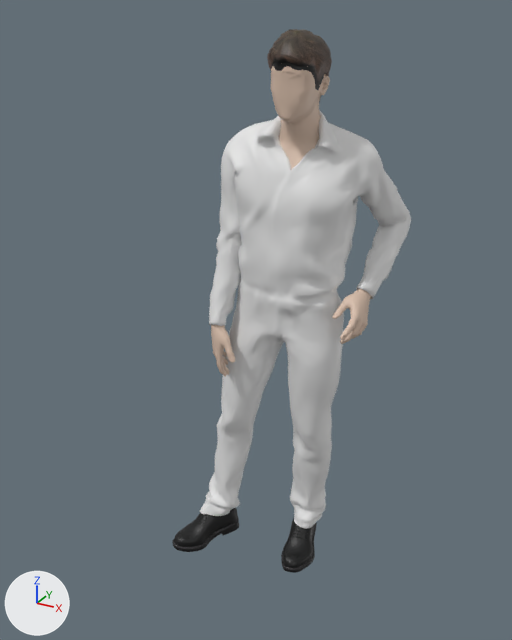
One commit to the FBX model Assets/Models/NPCs/NPC1.fbx: the scene before it, then after it.
Before and after are seen from a 50 mm camera at (1.06, -2.15, 2.13) aimed at (-0.09, -0.05, 1.08). Every picture has the same lights, and +X, +Y and +Z are marked at lower left. Where no turn or scale is listed for an object, it has been applied to the vertices.

Names of what the first picture shows: 'npc1-male_casualsuit01', 'npc1-male_generic', 'npc1-shoes03', 'npc1-short02'.
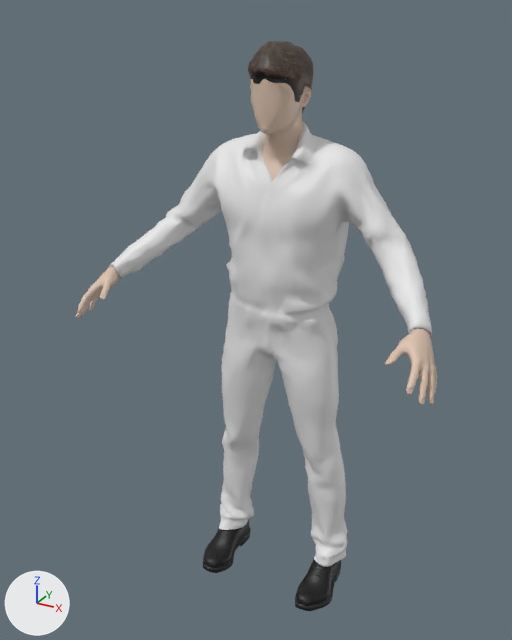
Where the change shows, as pixel boxes (x1, y1, x2, y2) in the pictures (512 x 640 px; the box of a moved part takes in the faces that stretch with it):
'npc1-male_casualsuit01', reshaped (52% wider, 6% taller)
    before: (199, 110, 411, 529)
    after: (109, 122, 432, 567)
'npc1-male_generic', reshaped (124% wider)
    before: (211, 63, 372, 377)
    after: (75, 79, 437, 405)
'npc1-shoes03', reshaped (41% taller)
    before: (172, 508, 317, 573)
    after: (203, 519, 341, 611)
'npc1-short02', reshaped
    before: (267, 29, 332, 102)
    after: (248, 41, 314, 114)
part 3 of me_npc1_shoes03, moved or reshaped
    before: (281, 518, 317, 573)
    after: (295, 559, 341, 611)
part 4 of me_npc1_shoes03, moved or reshaped
    before: (172, 508, 239, 552)
    after: (203, 519, 251, 573)
part 5 of me_npc1_male_generic, rebuilt
    before: (271, 63, 330, 170)
    after: (250, 79, 311, 181)
part 6 of me_npc1_male_generic, added (beige)
    after: (385, 328, 437, 405)
part 7 of me_npc1_male_generic, added (beige)
    after: (75, 266, 120, 318)
part 8 of me_npc1_male_generic, deleted (beige)
    before: (332, 288, 372, 344)
part 9 of me_npc1_male_generic, deleted (beige)
    before: (211, 324, 235, 377)

Diff of the bpy script that builds the scene:
```diff
--- a/Assets/Models/NPCs/NPC1.fbx.py
+++ b/Assets/Models/NPCs/NPC1.fbx.py
@@ me_npc1_male_generic @@
 # used by ob_npc1_male_generic; location = (0.0, 0.0, 0.0)
-me_npc1_male_generic.from_pydata(...)  # 5742 vertices, 5585 faces; spans x -0.263..0.304, y -0.159..0.159, z 0.844..2.054
+me_npc1_male_generic.from_pydata(...)  # 5682 vertices, 5569 faces; spans x -0.656..0.656, y -0.437..0.065, z 1.099..2.022
+# me_npc1_male_generic part 5: the loose piece of 2278 vertices spanning x -0.163..0.187, y -0.107..0.159, z 1.582..2.054 is rebuilt with 2299 vertices and now spans x -0.169..0.169, y -0.172..0.065, z 1.55..2.022
+# me_npc1_male_generic part 6: a new loose piece of 1629 vertices spanning x 0.51..0.656, y -0.437..-0.217, z 1.099..1.282, in mat_defaultskin (beige #dbc1ae)
+# me_npc1_male_generic part 7: a new loose piece of 1629 vertices spanning x -0.656..-0.51, y -0.437..-0.217, z 1.099..1.282, in mat_defaultskin (beige #dbc1ae)
+# me_npc1_male_generic part 8: the loose piece of 1629 vertices spanning x 0.204..0.304, y -0.095..0.123, z 1.054..1.237 is deleted
+# me_npc1_male_generic part 9: the loose piece of 1629 vertices spanning x -0.263..-0.127, y -0.159..-0.046, z 0.844..1.08 is deleted
 me_npc1_male_generic.materials.append(mat_defaultskin)
@@ me_npc1_male_casualsuit01 @@
 # used by ob_npc1_male_casualsuit01; location = (0.0, 0.0, 0.0)
-me_npc1_male_casualsuit01.from_pydata(...)  # 8426 vertices, 8336 faces; spans x -0.36..0.35, y -0.14..0.37, z 0.12..1.83
+me_npc1_male_casualsuit01.from_pydata(...)  # 8426 vertices, 8336 faces; spans x -0.6..0.6, y -0.28..0.14, z 0.08..1.79
+# me_npc1_male_casualsuit01 part 2: 8426 of 8426 vertices moved; they spanned x -0.36..0.35, y -0.14..0.37, z 0.12..1.83 and now span x -0.6..0.6, y -0.28..0.14, z 0.08..1.79; mean shift (0.02, -0.09, -0.02); largest move (0.24, 0.11, 1.2) -> (0.54, -0.24, 1.23)
 me_npc1_male_casualsuit01.materials.append(mat_male_casualsuit01)
@@ me_npc1_short02 @@
 # used by ob_npc1_short02; location = (0.0, 0.0, 0.0)
-me_npc1_short02.from_pydata(...)  # 1755 vertices, 1672 faces; spans x -0.068..0.126, y -0.118..0.123, z 1.845..2.072
+me_npc1_short02.from_pydata(...)  # 1755 vertices, 1672 faces; spans x -0.101..0.094, y -0.186..0.056, z 1.812..2.039
+# me_npc1_short02 part 1: 1755 of 1755 vertices moved; they spanned x -0.068..0.126, y -0.118..0.123, z 1.845..2.072 and now span x -0.101..0.094, y -0.186..0.056, z 1.812..2.039; mean shift (-0.031, -0.066, -0.032); largest move (0.107, -0.065, 2.002) -> (0.068, -0.138, 1.97)
 me_npc1_short02.materials.append(mat_short02)
@@ me_npc1_shoes03 @@
 # used by ob_npc1_shoes03; location = (0.0, 0.0, 0.0)
-me_npc1_shoes03.from_pydata(...)  # 2120 vertices, 1958 faces; spans x -0.422..0.146, y -0.232..0.205, z -0.005..0.208
+me_npc1_shoes03.from_pydata(...)  # 2120 vertices, 1958 faces; spans x -0.292..0.292, y -0.252..0.066, z -0.03..0.157
+# me_npc1_shoes03 part 3: 852 of 2120 vertices moved; they spanned x -0.008..0.146, y -0.11..0.205, z -0.005..0.208 and now span x 0.155..0.292, y -0.252..0.066, z -0.03..0.157; mean shift (0.152, -0.138, -0.033); largest move (0.063, 0.202, 0.029) -> (0.25, 0.057, -0.02)
+# me_npc1_shoes03 part 4: 852 of 2120 vertices moved; they spanned x -0.422..-0.218, y -0.232..0.062, z 0.001..0.19 and now span x -0.292..-0.155, y -0.252..0.066, z -0.03..0.157; mean shift (0.107, -0.008, -0.035); largest move (-0.384, -0.231, 0.041) -> (-0.195, -0.249, 0.014)
 me_npc1_shoes03.materials.append(mat_shoes03)
```
